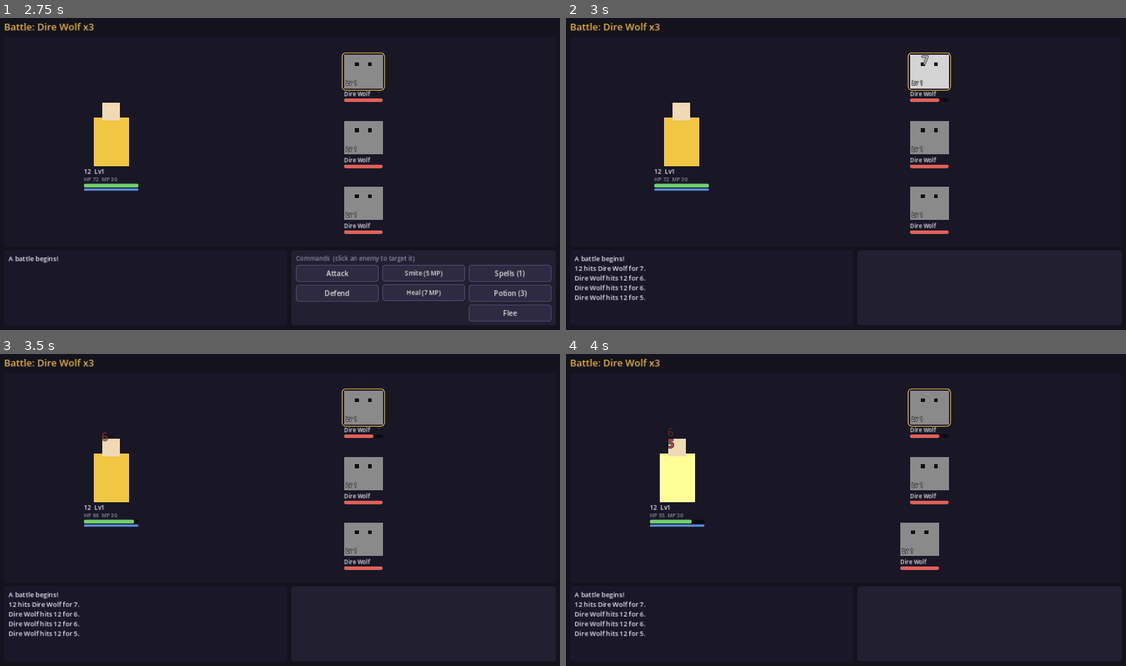
Above: before the commit, frames 1-4 (two rows, left to right).
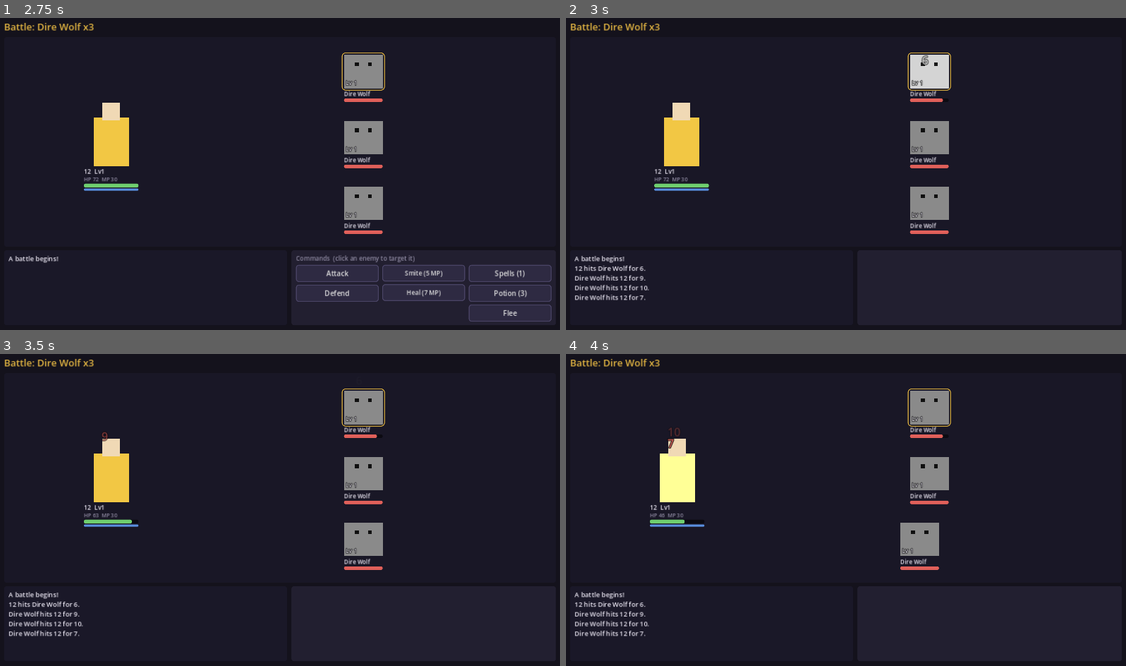
Above: after the commit, the same moments.

Repository: DMG-Workshop/Generational-Legacy-RPG-design
Game: Godot game, scene res://ui/main.tscn
The game is run twice, just before and just after one commit, with the same random seed, the same clock (stepped at 60 frames per second) and the same inputs.
Inputs (mouse positions are in pixels of both pictures, inside the frame that each line leads up to):
- Up to frame 1 (2.75 s): click (162, 136) at 0.52 s; type "12" at 0.6 s; click (397, 245) at 0.75 s; type "12" at 0.83 s; click "Begin Dynasty" at 1.25 s; click "Hunt" at 2 s
- Up to frame 2 (3 s): click "Attack" at 2.75 s
- Up to frame 3 (3.5 s): no input
- Up to frame 4 (4 s): tap Enter at 3.5 s; move the mouse to (969, 491) at 3.52 s; hold Right from 3.53 s (still down); tap I at 3.6 s; click (969, 491) at 3.67 s; tap Space (ui_select) at 3.77 s

Frame 1 is identical in both runs. In frame 2, less than 0.1% of the frame differs, in the area x 13-68%, y 11-91%; in frame 3, less than 0.1%; in frame 4, 0.1%, in the area x 13-68%, y 23-91%.

Commit message:
Make packs hurt as much as the usual foes of a hunt
A pack shared out the same power the usual one or two foes had, but
armour blunts every blow, so four or five small blows did far less than
one or two big ones. Paired fights (same heirs, seeds and places, packs
forced on and off) showed packs costing the heir 0.57x the HP of a usual
plain hunt alone and 0.32x with three companions, with no defeats, while
paying the same XP; hard-hunt packs cost 0.80x and 0.51x.

A plain-hunt pack now shares 2.2 power instead of 1.6, and a hard-hunt
pack 3.4 instead of 2.4 (reward 2.7 instead of 2.6, so its XP stays even
with the usual foes'). Measured the same way: plain hunts 1.04x alone and
0.92x with a party, hard hunts 1.01x and 0.99x, defeats within a few of
the usual foes', XP 0.9-1.1x at levels 1 to 5000.

A new test fights packs and usual foes with the same heirs and checks
the HP lost stays within 0.8-1.35x; the old numbers give 0.49x and 0.74x.

Co-Authored-By: Claude Opus 5.5 <noreply@anthropic.com>
Claude-Session: https://claude.ai/code/session_01JNXiUGbEfeQhXYLJb9eyrM

Diff:
--- a/core/game/game_combat.gd
+++ b/core/game/game_combat.gd
@@ -366,8 +366,10 @@
 
 ## Whether a hunt meets a pack instead of the usual one or two foes: {} or
 ## {creature, size, power, reward, elite}: multipliers on each member's power, rewards and elite
-## chance. The data gives the whole pack's power and reward, shared among its members, so a pack
-## weighs about what the usual foes would. Swarm creatures and some places make packs likelier.
+## chance. The data gives the whole pack's power and reward, shared among its members. Armour
+## blunts every blow, so many small blows do less than a few big ones of the same total: a pack
+## shares more power than the usual foes have in all, so that it hurts about as much as they do.
+## Swarm creatures and some places make packs likelier.
 static func roll_pack(d: GameDynasty, kind: String, pool: Array) -> Dictionary:
 	var packs: Dictionary = formation()["packs"]
 	var cfg: Dictionary = packs["kinds"].get(kind, {})
--- a/data/combat/formations.json
+++ b/data/combat/formations.json
@@ -18,8 +18,8 @@
   },
   "packs": {
     "kinds": {
-      "hunt": {"chance": 0.12, "size": [3, 4], "power": 1.6, "reward": 1.6, "elite": 0.4},
-      "hunt_hard": {"chance": 0.4, "size": [4, 5], "power": 2.4, "reward": 2.6, "elite": 0.4}
+      "hunt": {"chance": 0.12, "size": [3, 4], "power": 2.2, "reward": 1.6, "elite": 0.4},
+      "hunt_hard": {"chance": 0.4, "size": [4, 5], "power": 3.4, "reward": 2.7, "elite": 0.4}
     },
     "swarm_bonus": 0.08,
     "biomes": {"swamp": 0.05, "cave": 0.05, "plains": 0.03, "rift": 0.06, "crypt": 0.05}
--- a/tests/test_game_combat.gd
+++ b/tests/test_game_combat.gd
@@ -43,6 +43,7 @@
 	test_spells_save_load()
 	test_companion_spells()
 	test_packs()
+	test_pack_threat()
 	test_tactics()
 	test_bot_all_classes()
 	test_determinism()
@@ -926,6 +927,49 @@
 	ok(not pack_xp.is_empty(), "packs turn up in plain hunts (%d of 300)" % pack_xp.size())
 	var ratio: float = mean.call(pack_xp) / mean.call(usual_xp)
 	ok(ratio > 0.75 and ratio < 1.35, "a pack is worth about a usual hunt's XP (%.2f)" % ratio)
+
+
+## A pack hurts about as much as the usual foes of the same hunt, though armour blunts each of its
+## smaller blows: the same heirs (fixed seeds, the autopilot, alone or with three companions) lose
+## about as much HP to either, a defeat counting as all of it.
+func test_pack_threat() -> void:
+	var packs: Dictionary = GameCombat.formation()["packs"]
+	var keep := {"swarm_bonus": packs["swarm_bonus"], "biomes": packs["biomes"].duplicate(), "chance": {}}
+	packs["swarm_bonus"] = 0.0
+	for k in packs["biomes"]:
+		packs["biomes"][k] = 0.0
+	for k in packs["kinds"]:
+		keep["chance"][k] = packs["kinds"][k]["chance"]
+	for kind in ["hunt", "hunt_hard"]:
+		var lost := {"usual": 0.0, "pack": 0.0}
+		for mode in lost:
+			for k in packs["kinds"]:
+				packs["kinds"][k]["chance"] = 1.0 if mode == "pack" else 0.0
+			for cls in ["warrior", "mage", "ranger", "cleric", "rogue", "druid"]:
+				for spec in [[8, 1], [60, 1], [1200, 100]]:
+					for k in 4:
+						var d := _dyn(cls, spec[0], 500 + k * 31 + spec[0] + cls.length())
+						d.gen = spec[1]
+						d.heir.gen = spec[1]
+						d.heir.full_heal()
+						d.heir.potions = 2
+						d.world.visit(["whisperwood", "goblin_warrens", "mirefen", "the_rift"][k])
+						if k % 2 == 1:
+							_full_party(d)
+						d.rng.seed = 900 + k * 7 + spec[0]
+						var b := d.start_hunt(kind)
+						var guard := 0
+						while not b.is_over() and guard < 300:
+							guard += 1
+							GameTactics.act(b, GameTactics.choose(b, -1))
+						lost[mode] += 1.0 if b.result == "defeat" else 1.0 - float(d.heir.hp) / float(d.heir.max_hp())
+						d.battle = null
+		var ratio := float(lost["pack"]) / maxf(0.001, float(lost["usual"]))
+		ok(ratio > 0.8 and ratio < 1.35, "%s: a pack costs about the HP the usual foes do (x%.2f)" % [kind, ratio])
+	packs["swarm_bonus"] = keep["swarm_bonus"]
+	packs["biomes"] = keep["biomes"]
+	for k in packs["kinds"]:
+		packs["kinds"][k]["chance"] = keep["chance"][k]
 
 
 # ---------------------------------------------------------------- tactics
